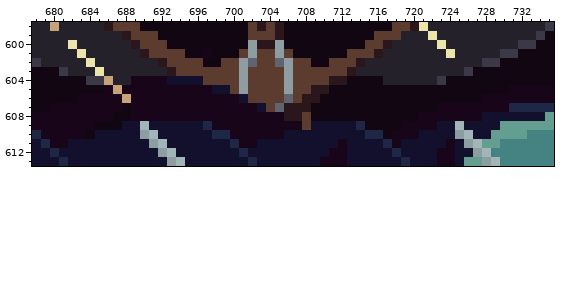
File history of a pixel-art file, raw assets/sketch.ase. The first picture shows the starting point.
1280x720 pixels, 1 frame. Shown: x 678..735, y 598..613. The commit also changed other parts of the picture, which this record leaves out.
After:
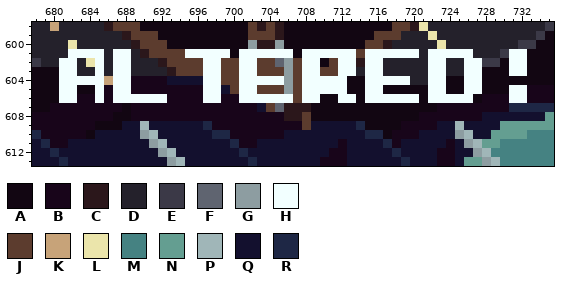
Palette (. is transparent): A #120612  B #18051a  C #2b171b  D #24212b  E #3b3947  F #5f6470  G #8d9da1  H #f2ffff  J #5c3c2e  K #c7a379  L #ebe5ab  M #458282  N #649e91  P #a0b6b8  Q #13102e  R #1e2745
Changes in this commit:
layer "GUI" added
--- layer "GUI"
@@ x 678..735 @@
 600 DDDDLDDDDDDCJJJAAAAAAAAAGCCGAAAAAAAAAJJCDDDDDLDDDDDDDDEEAA
-601 DDDDDLDDDDDDCJJJJAABAAAJGJJGJAAAAAAJJJCDDDDDDDLDDDDDEEAAAA
-602 EDDDDDLDDDDDDDCJJJJAAJJGFJJFGJJAAJJJCDDDDDDDDDDDDDEEAAAAAA
-603 AAAEDDDLDDDDDDDCJJJJJJJGJJJJGJJJJJJCDDDDDDDDDDDDEAAAAAAAAA
-604 AAAAAAEEKDDBBBBQQQQJJJJGJJJJGJJJJCCAAAADDDDDDEAAAAAAAAAAAA
-605 AAAAAAAABKBBBBBBBBBBQQJGJJJJGJJCCAAAAAAAAAAAAAAAAAAAABBBBB
-606 AAAAABBBBBKBBBBBBBBBBBBQJJJJFJCCAAAAAAAAAAAAAAAAAABBBBBBBB
+601 DDDDHHHHDHHDCJJJJHHHHHAHHHHHHAHHHHHHJHHHHHHDHHHHHDDDEHHAAA
+602 EDDHHDLHDHHDDDCJJJJHHJJHHJJFGJHHAJHHCHHDDDDDHHDDHHEEAHHAAA
+603 AAAHHDDHDHHDDDDCJJJHHJJHHJJJGJHHJJHHDHHDDDDDHHDDHHAAAHHAAA
+604 AAAHHHHHKHHBBBBQQQQHHJJHHHHHGJHHHHHAAHHHHHDDHHAAHHAAAAAAAA
+605 AAAHHAAHBHHBBBBBBBBHHQJHHJJJGJHHHHHAAHHAAAAAHHAAHHAAAHHBBB
+606 AAAHHBBHBHHHHHHBBBBHHBBHHHHHHJHHAAHHAHHHHHHAHHHHHABBBHHBBB
 607 AABBBBBBBBABBBBBBBBBBBBBBQJFCCCAAAAAAAAAAAAAABBBBBBBBRRRRR
